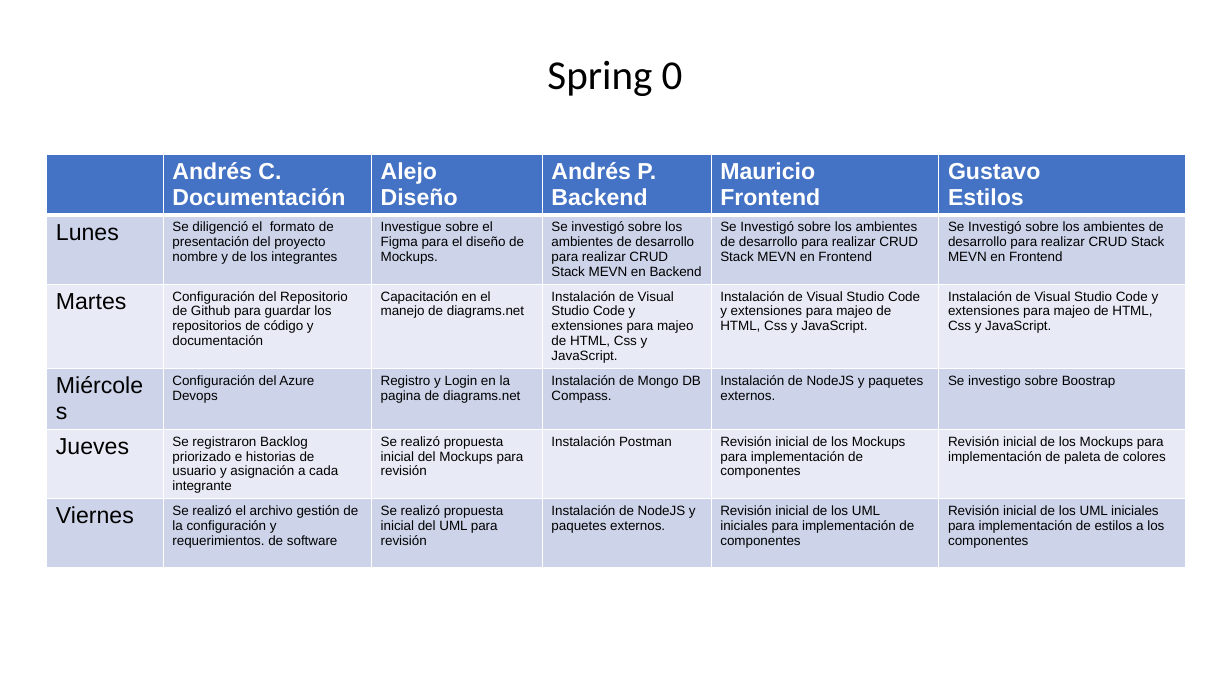
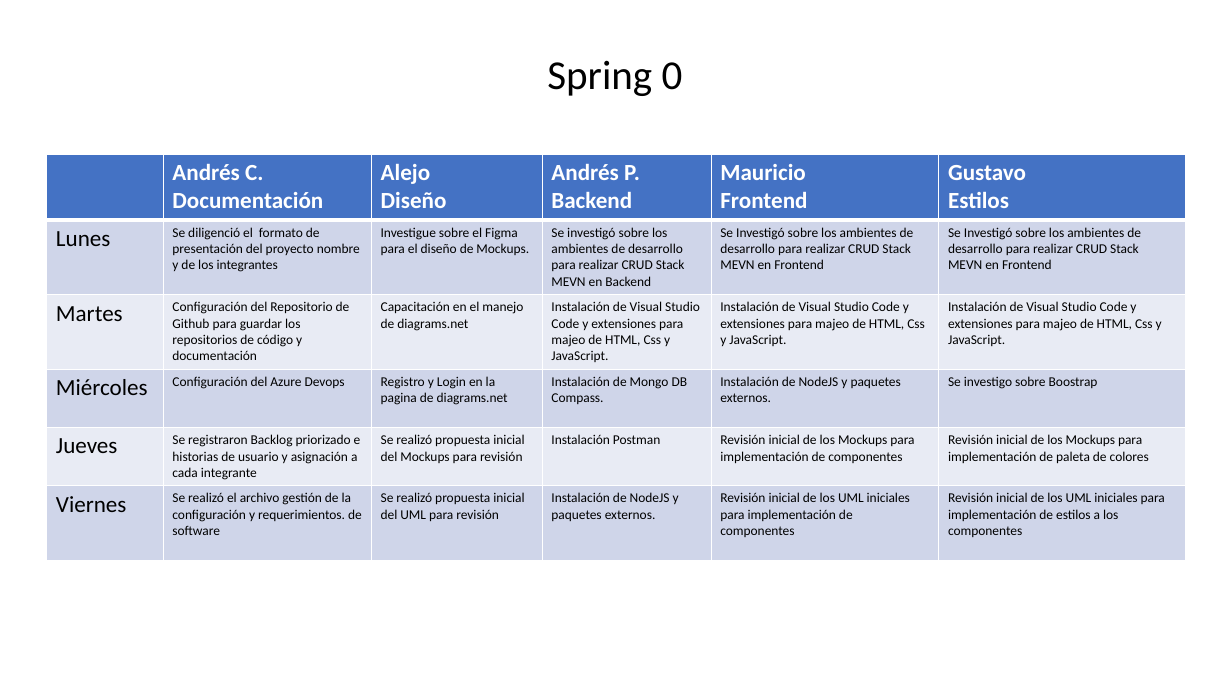
Before and after one commit to movieinfo/movieinfodotcom, a slide deck: slide 1 of Foro de seguimiento.pptx. Drawn at 1232x693 pixels with LibreOffice and Linux fonts; fonts in the diff are those of the drawing. Boxes give left, top, right and bottom in pixels: in the first picture for what was removed or moved away, otherwise in the second. Text is boxed around its words. In the diff, an @@ line names an element or a change of style, - is before the commit and + after.

```diff
--- a/Foro de seguimiento.pptx
+++ b/Foro de seguimiento.pptx
@@ table at [47,154,1186,556] @@
@@ fill #CDD4EA to #CFD5EA in 18 cells @@
@@ fill #E8EBF5 to #E9EBF5 in 12 cells @@
@@ font Arial to Calibri @@
```
Also in this commit, not shown: 1 other slide changed, 1 slide added, 53 other files.
